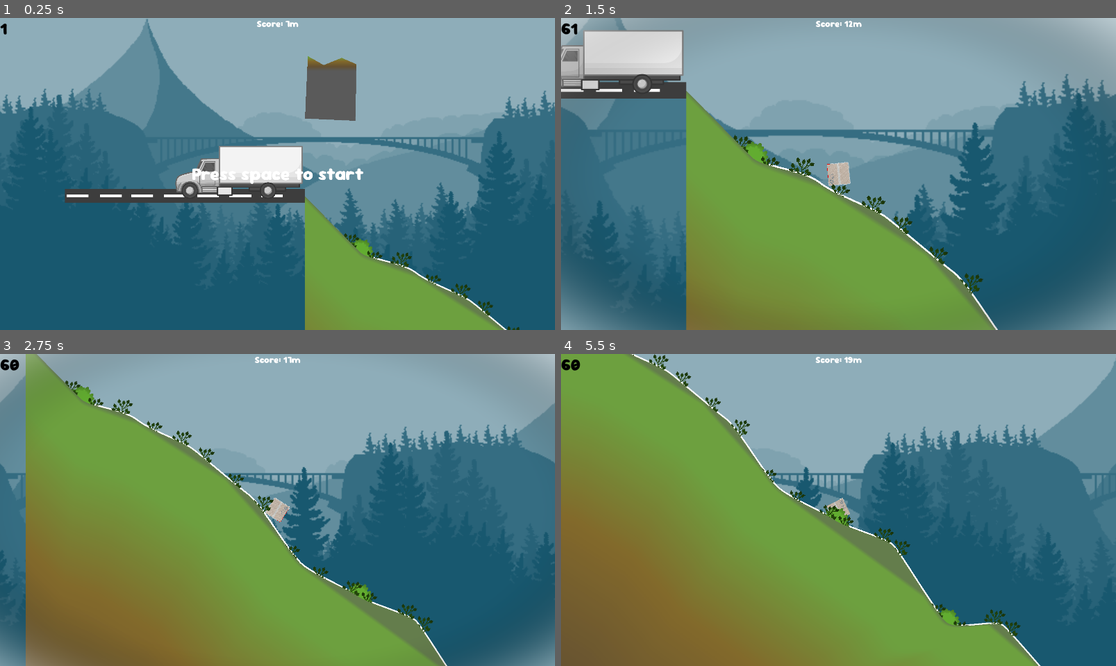
Above: before the commit, frames 1-4 (two rows, left to right).
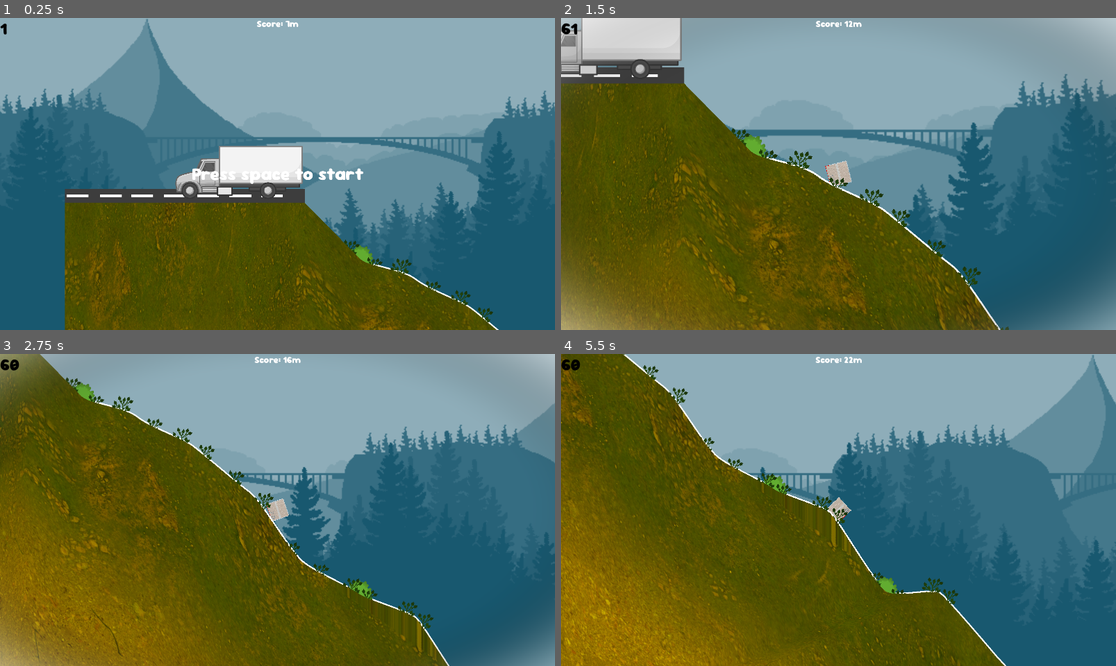
Above: after the commit, the same moments.

Repository: FelipePM01/EntregaExtraviada
Game: Godot game, scene res://main_scene.tscn
The game is run twice, just before and just after one commit, with the same random seed, the same clock (stepped at 60 frames per second) and the same inputs. Sound files missing from this copy of the repository are replaced by a short silence.
Inputs (mouse positions are in pixels of both pictures, inside the frame that each line leads up to):
- Up to frame 1 (0.25 s): no input
- Up to frame 2 (1.5 s): tap Space (Spacebar) at 0.5 s; move the mouse to (960, 158) at 0.52 s; hold D (right) 0.53-1.28 s; hold Space (Spacebar) 0.53-1.28 s; move the mouse to (727, 189) at 1.27 s; hold A (left) from 1.28 s (still down); tap Mouse wheel down (scroll_down) at 1.35 s
- Up to frame 3 (2.75 s): move the mouse to (333, 441) at 2.02 s; release A (left) at 2.03 s; hold D (right) from 2.03 s (still down); hold Mouse wheel up (scroll_up) from 2.03 s (still down)
- Up to frame 4 (5.5 s): move the mouse to (810, 572) at 2.77 s; release Mouse wheel up (scroll_up) at 2.78 s; tap Space (Spacebar) at 2.85 s; move the mouse to (1005, 556) at 3.52 s; release D (right) at 3.53 s; hold Mouse wheel down (scroll_down) 3.53-4.28 s; hold A (left) from 3.53 s (still down); move the mouse to (672, 463) at 4.27 s; tap Mouse wheel up (scroll_up) at 4.35 s; move the mouse to (866, 510) at 5.02 s; hold Space (Spacebar) from 5.03 s (still down)

The runs differ from the first frame. In frame 1, 27% of the frame differs, in the area x 11-94%, y 12-100%; in frame 2, 46%; in frame 3, 47%; in frame 4, 56%, in the area x 0-100%, y 0-100%.

Commit message:
New-texture-hill

Diff:
--- a/main_scene.tscn
+++ b/main_scene.tscn
@@ -29,7 +29,7 @@
 gravity_scale = 0.0
 
 [node name="Terrain" parent="." instance=ExtResource("4_y10el")]
-position = Vector2(830, 616)
+position = Vector2(830, 639)
 hill_angle = 37.215
 hill_spike = 82.5
 
--- /dev/null
+++ b/terrain/resources/shader.tres
@@ -0,0 +1,6 @@
+[gd_resource type="ShaderMaterial" load_steps=2 format=3 uid="uid://bioqa2cs5yhht"]
+
+[ext_resource type="Shader" uid="uid://bc7kigyo8als0" path="res://terrain/resources/terrain.tres" id="1_2lusw"]
+
+[resource]
+shader = ExtResource("1_2lusw")
--- a/terrain/resources/terrain.tres
+++ b/terrain/resources/terrain.tres
@@ -1,71 +1,186 @@
-[gd_resource type="VisualShader" load_steps=10 format=3 uid="uid://bc7kigyo8als0"]
+[gd_resource type="VisualShader" load_steps=22 format=3 uid="uid://bc7kigyo8als0"]
 
-[ext_resource type="Texture2D" uid="uid://ddvvquy2sebku" path="res://terrain/resources/grass.png" id="1_8vnit"]
+[ext_resource type="Texture2D" uid="uid://hv1ahda37sn1" path="res://terrain/resources/rocky_terrain_02_diff_1k.jpg" id="1_kinev"]
+[ext_resource type="Gradient" uid="uid://dels2u82bi2qu" path="res://utils/themes/terrain_gradient.tres" id="2_2fvcc"]
+[ext_resource type="Texture2D" uid="uid://b1d8fp46wrf7p" path="res://terrain/resources/gravelly_sand_diff_1k.jpg" id="3_o82y0"]
+[ext_resource type="Texture2D" uid="uid://dfs110g2705im" path="res://terrain/resources/rock_face_03_diff_1k.jpg" id="4_2fd5l"]
 
-[sub_resource type="Gradient" id="Gradient_8kjit"]
-offsets = PackedFloat32Array(0.143678, 0.321839, 0.568965, 0.793103)
-colors = PackedColorArray(0.365378, 0.556954, 0.221221, 1, 0.725876, 0.623957, 0.314123, 1, 0.365555, 0.292411, 0.211299, 1, 0.252497, 0.332104, 0.335147, 1)
+[sub_resource type="VisualShaderNodeTexture" id="VisualShaderNodeTexture_r53k7"]
+texture = ExtResource("1_kinev")
+texture_type = 1
 
-[sub_resource type="GradientTexture1D" id="GradientTexture1D_laf0a"]
-gradient = SubResource("Gradient_8kjit")
+[sub_resource type="VisualShaderNodeInput" id="VisualShaderNodeInput_lsxgw"]
+input_name = "uv"
 
-[sub_resource type="VisualShaderNodeTexture" id="VisualShaderNodeTexture_8af1n"]
-texture = SubResource("GradientTexture1D_laf0a")
+[sub_resource type="VisualShaderNodeVectorDecompose" id="VisualShaderNodeVectorDecompose_xmrqu"]
 
-[sub_resource type="VisualShaderNodeInput" id="VisualShaderNodeInput_rbyhn"]
-input_name = "vertex"
+[sub_resource type="GradientTexture2D" id="GradientTexture2D_0lhu2"]
+gradient = ExtResource("2_2fvcc")
+width = 1920
+height = 1920
+fill_to = Vector2(0, 1)
 
-[sub_resource type="VisualShaderNodeFloatConstant" id="VisualShaderNodeFloatConstant_44f7u"]
+[sub_resource type="VisualShaderNodeTexture" id="VisualShaderNodeTexture_3ywaw"]
+texture = SubResource("GradientTexture2D_0lhu2")
+
+[sub_resource type="VisualShaderNodeMix" id="VisualShaderNodeMix_laufu"]
+default_input_values = [0, Vector2(0, 0), 1, Vector2(1, 1), 2, Vector2(0.5, 0.5)]
+op_type = 1
+
+[sub_resource type="VisualShaderNodeTexture" id="VisualShaderNodeTexture_fb4do"]
+texture = ExtResource("3_o82y0")
+texture_type = 1
+
+[sub_resource type="VisualShaderNodeTexture" id="VisualShaderNodeTexture_ssfh8"]
+texture = ExtResource("4_2fd5l")
+texture_type = 1
+
+[sub_resource type="VisualShaderNodeMix" id="VisualShaderNodeMix_gid4f"]
+default_input_values = [0, Vector2(0, 0), 1, Vector2(1, 1), 2, Vector2(0.5, 0.5)]
+op_type = 1
+
+[sub_resource type="VisualShaderNodeUVFunc" id="VisualShaderNodeUVFunc_rl52n"]
+
+[sub_resource type="VisualShaderNodeFloatConstant" id="VisualShaderNodeFloatConstant_oicv1"]
 constant = 0.5
 
-[sub_resource type="VisualShaderNodeVectorOp" id="VisualShaderNodeVectorOp_pe1mu"]
-default_input_values = [0, Vector2(0, 0), 1, Vector2(30, 30)]
-op_type = 0
-operator = 2
+[sub_resource type="VisualShaderNodeInput" id="VisualShaderNodeInput_12k2d"]
+input_name = "uv"
 
-[sub_resource type="VisualShaderNodeInput" id="VisualShaderNodeInput_755ui"]
-input_name = "screen_uv"
+[sub_resource type="VisualShaderNodeFloatConstant" id="VisualShaderNodeFloatConstant_gk0c0"]
+constant = 0.5
 
-[sub_resource type="VisualShaderNodeTexture" id="VisualShaderNodeTexture_f46f2"]
-output_port_for_preview = 0
-expanded_output_ports = [0]
-texture = ExtResource("1_8vnit")
+[sub_resource type="VisualShaderNodeUVFunc" id="VisualShaderNodeUVFunc_s51mh"]
+
+[sub_resource type="VisualShaderNodeFloatConstant" id="VisualShaderNodeFloatConstant_7xelw"]
+constant = 0.5
+
+[sub_resource type="VisualShaderNodeInput" id="VisualShaderNodeInput_1qst3"]
+input_name = "uv"
+
+[sub_resource type="VisualShaderNodeUVFunc" id="VisualShaderNodeUVFunc_4a5xo"]
 
 [resource]
 code = "shader_type canvas_item;
 render_mode blend_mix;
 
-uniform sampler2D tex_frg_11;
+uniform sampler2D tex_frg_11 : source_color;
+uniform sampler2D tex_frg_18 : source_color;
+uniform sampler2D tex_frg_16;
+uniform sampler2D tex_frg_19 : source_color;
 
 
 
 void fragment() {
-// Input:4
-	vec2 n_out4p0 = VERTEX;
+// Input:12
+	vec2 n_out12p0 = UV;
+
+
+// FloatConstant:26
+	float n_out26p0 = 0.500000;
+
+
+// UVFunc:25
+	vec2 n_in25p2 = vec2(0.00000, 0.00000);
+	vec2 n_out25p0 = n_in25p2 * vec2(n_out26p0) + n_out12p0;
 
 
 // Texture2D:11
-	vec4 n_out11p0 = texture(tex_frg_11, n_out4p0);
+	vec4 n_out11p0 = texture(tex_frg_11, n_out25p0);
+
+
+// Input:27
+	vec2 n_out27p0 = UV;
+
+
+// FloatConstant:28
+	float n_out28p0 = 0.500000;
+
+
+// UVFunc:29
+	vec2 n_in29p2 = vec2(0.00000, 0.00000);
+	vec2 n_out29p0 = n_in29p2 * vec2(n_out28p0) + n_out27p0;
+
+
+// Texture2D:18
+	vec4 n_out18p0 = texture(tex_frg_18, n_out29p0);
+
+
+// Texture2D:16
+	vec4 n_out16p0 = texture(tex_frg_16, UV);
+
+
+// VectorDecompose:15
+	float n_out15p0 = vec3(n_out16p0.xyz).x;
+	float n_out15p1 = vec3(n_out16p0.xyz).y;
+	float n_out15p2 = vec3(n_out16p0.xyz).z;
+
+
+// Mix:17
+	vec2 n_out17p0 = mix(vec2(n_out11p0.xy), vec2(n_out18p0.xy), vec2(n_out15p0));
+
+
+// Input:31
+	vec2 n_out31p0 = UV;
+
+
+// FloatConstant:30
+	float n_out30p0 = 0.500000;
+
+
+// UVFunc:32
+	vec2 n_in32p2 = vec2(0.00000, 0.00000);
+	vec2 n_out32p0 = n_in32p2 * vec2(n_out30p0) + n_out31p0;
+
+
+// Texture2D:19
+	vec4 n_out19p0 = texture(tex_frg_19, n_out32p0);
+
+
+// Mix:24
+	vec2 n_out24p0 = mix(n_out17p0, vec2(n_out19p0.xy), vec2(n_out15p1));
 
 
 // Output:0
-	COLOR.rgb = vec3(n_out11p0.xyz);
+	COLOR.rgb = vec3(n_out24p0, 0.0);
 
 
 }
 "
+graph_offset = Vector2(-309.19, 211.017)
 mode = 1
 flags/light_only = false
-nodes/fragment/4/node = SubResource("VisualShaderNodeInput_rbyhn")
-nodes/fragment/4/position = Vector2(-1360, 300)
-nodes/fragment/6/node = SubResource("VisualShaderNodeFloatConstant_44f7u")
-nodes/fragment/6/position = Vector2(-1300, 440)
-nodes/fragment/7/node = SubResource("VisualShaderNodeVectorOp_pe1mu")
-nodes/fragment/7/position = Vector2(-880, 480)
-nodes/fragment/8/node = SubResource("VisualShaderNodeInput_755ui")
-nodes/fragment/8/position = Vector2(-1330.83, 600.806)
-nodes/fragment/9/node = SubResource("VisualShaderNodeTexture_f46f2")
-nodes/fragment/9/position = Vector2(-400, 700)
-nodes/fragment/11/node = SubResource("VisualShaderNodeTexture_8af1n")
-nodes/fragment/11/position = Vector2(-520, 340)
-nodes/fragment/connections = PackedInt32Array(11, 0, 0, 0, 4, 0, 11, 0)
+nodes/fragment/0/position = Vector2(580, 220)
+nodes/fragment/11/node = SubResource("VisualShaderNodeTexture_r53k7")
+nodes/fragment/11/position = Vector2(-20, 20)
+nodes/fragment/12/node = SubResource("VisualShaderNodeInput_lsxgw")
+nodes/fragment/12/position = Vector2(-580, 40)
+nodes/fragment/15/node = SubResource("VisualShaderNodeVectorDecompose_xmrqu")
+nodes/fragment/15/position = Vector2(-20, 720)
+nodes/fragment/16/node = SubResource("VisualShaderNodeTexture_3ywaw")
+nodes/fragment/16/position = Vector2(-260, 680)
+nodes/fragment/17/node = SubResource("VisualShaderNodeMix_laufu")
+nodes/fragment/17/position = Vector2(180, 200)
+nodes/fragment/18/node = SubResource("VisualShaderNodeTexture_fb4do")
+nodes/fragment/18/position = Vector2(-20, 240)
+nodes/fragment/19/node = SubResource("VisualShaderNodeTexture_ssfh8")
+nodes/fragment/19/position = Vector2(-20, 480)
+nodes/fragment/24/node = SubResource("VisualShaderNodeMix_gid4f")
+nodes/fragment/24/position = Vector2(380, 400)
+nodes/fragment/25/node = SubResource("VisualShaderNodeUVFunc_rl52n")
+nodes/fragment/25/position = Vector2(-300, 40)
+nodes/fragment/26/node = SubResource("VisualShaderNodeFloatConstant_oicv1")
+nodes/fragment/26/position = Vector2(-520, 120)
+nodes/fragment/27/node = SubResource("VisualShaderNodeInput_12k2d")
+nodes/fragment/27/position = Vector2(-580, 240)
+nodes/fragment/28/node = SubResource("VisualShaderNodeFloatConstant_gk0c0")
+nodes/fragment/28/position = Vector2(-520, 320)
+nodes/fragment/29/node = SubResource("VisualShaderNodeUVFunc_s51mh")
+nodes/fragment/29/position = Vector2(-300, 240)
+nodes/fragment/30/node = SubResource("VisualShaderNodeFloatConstant_7xelw")
+nodes/fragment/30/position = Vector2(-520, 560)
+nodes/fragment/31/node = SubResource("VisualShaderNodeInput_1qst3")
+nodes/fragment/31/position = Vector2(-580, 480)
+nodes/fragment/32/node = SubResource("VisualShaderNodeUVFunc_4a5xo")
+nodes/fragment/32/position = Vector2(-300, 480)
+nodes/fragment/connections = PackedInt32Array(16, 0, 15, 0, 17, 0, 24, 0, 19, 0, 24, 1, 11, 0, 17, 0, 18, 0, 17, 1, 15, 0, 17, 2, 15, 1, 24, 2, 24, 0, 0, 0, 25, 0, 11, 0, 12, 0, 25, 0, 26, 0, 25, 1, 27, 0, 29, 0, 28, 0, 29, 1, 29, 0, 18, 0, 31, 0, 32, 0, 30, 0, 32, 1, 32, 0, 19, 0)
--- a/terrain/scenes/street.tscn
+++ b/terrain/scenes/street.tscn
@@ -1,25 +1,20 @@
-[gd_scene load_steps=8 format=3 uid="uid://c1s0thdvyahtt"]
+[gd_scene load_steps=7 format=3 uid="uid://c1s0thdvyahtt"]
 
 [ext_resource type="Shader" uid="uid://bc7kigyo8als0" path="res://terrain/resources/terrain.tres" id="1_o2py2"]
 [ext_resource type="Gradient" uid="uid://dels2u82bi2qu" path="res://utils/themes/terrain_gradient.tres" id="2_a7m8k"]
+[ext_resource type="Material" uid="uid://bioqa2cs5yhht" path="res://terrain/resources/shader.tres" id="2_y4yo2"]
 
-[sub_resource type="Gradient" id="Gradient_vlkrj"]
-
-[sub_resource type="GradientTexture2D" id="GradientTexture2D_kjfaw"]
-gradient = SubResource("Gradient_vlkrj")
-height = 534
+[sub_resource type="GradientTexture2D" id="GradientTexture2D_i66vp"]
+gradient = ExtResource("2_a7m8k")
+width = 1920
+height = 1920
 fill_to = Vector2(0, 1)
-repeat = 1
 
 [sub_resource type="RectangleShape2D" id="RectangleShape2D_buerj"]
 size = Vector2(829.97, 969)
 
 [sub_resource type="ShaderMaterial" id="ShaderMaterial_8sfkg"]
 shader = ExtResource("1_o2py2")
-
-[sub_resource type="GradientTexture2D" id="GradientTexture2D_8qpkx"]
-gradient = ExtResource("2_a7m8k")
-fill_to = Vector2(0, 1)
 
 [node name="Street" type="Node2D"]
 position = Vector2(830.059, 10)
@@ -85,11 +80,12 @@
 scale = Vector2(1.88, 0.319999)
 
 [node name="Polygon2D" type="Polygon2D" parent="."]
-visible = false
 texture_repeat = 2
+material = ExtResource("2_y4yo2")
 position = Vector2(-423.059, 141)
-texture = SubResource("GradientTexture2D_kjfaw")
-polygon = PackedVector2Array(423, 371, 423, 1983, -407, 1983, -406, 371)
+texture = SubResource("GradientTexture2D_i66vp")
+polygon = PackedVector2Array(423, 371, 423, 2371, -407, 2371, -406, 371)
+uv = PackedVector2Array(1920, 0, 1920, 1920, 0, 1920, 0, 0)
 
 [node name="StaticBody2D" type="StaticBody2D" parent="."]
 visible = false
@@ -112,8 +108,3 @@
 offset_bottom = -715.0
 grow_horizontal = 2
 grow_vertical = 2
-
-[node name="Polygon2D2" type="Polygon2D" parent="."]
-texture = SubResource("GradientTexture2D_8qpkx")
-polygon = PackedVector2Array(10.941, 5, 65.941, 36, 127.941, 11, 178.941, 33, 175.941, 229, 0.940979, 221)
-uv = PackedVector2Array(10.941, 5, 65.941, 36, 127.941, 11, 178.941, 33, 175.941, 229, 0.940979, 221)
--- a/terrain/scenes/terrain.tscn
+++ b/terrain/scenes/terrain.tscn
@@ -1,11 +1,13 @@
-[gd_scene load_steps=7 format=3 uid="uid://ba2toixanr5ol"]
+[gd_scene load_steps=8 format=3 uid="uid://ba2toixanr5ol"]
 
 [ext_resource type="Script" path="res://terrain/scripts/terrain.gd" id="1_e8ila"]
 [ext_resource type="Gradient" uid="uid://dels2u82bi2qu" path="res://utils/themes/terrain_gradient.tres" id="2_dsq38"]
+[ext_resource type="Material" uid="uid://bioqa2cs5yhht" path="res://terrain/resources/shader.tres" id="3_jytdr"]
 
 [sub_resource type="GradientTexture2D" id="GradientTexture2D_frlgj"]
 gradient = ExtResource("2_dsq38")
 fill_to = Vector2(0, 1)
+repeat = 2
 
 [sub_resource type="FastNoiseLite" id="FastNoiseLite_0h82p"]
 noise_type = 4
@@ -21,6 +23,7 @@
 script = ExtResource("1_e8ila")
 ground_collision = NodePath("GroundCollision")
 texture = SubResource("GradientTexture2D_frlgj")
+shaders = ExtResource("3_jytdr")
 noise = SubResource("NoiseTexture2D_ppkbl")
 
 [node name="GroundCollision" type="StaticBody2D" parent="."]
--- a/terrain/scripts/terrain.gd
+++ b/terrain/scripts/terrain.gd
@@ -2,6 +2,8 @@
 
 @export var ground_collision: StaticBody2D
 @export var texture: GradientTexture2D
+@export var shaders: ShaderMaterial
+
 @export var noise: NoiseTexture2D
 @export var vertices = 10
 
@@ -37,7 +39,6 @@
 	var curve=Curve2D.new()
 	for i in vertex_array:
 		var smoothness = randf_range(bezier_min_smoothness, bezier_max_smoothness)
-		print(smoothness)
 		curve.add_point(i,Vector2(-smoothness * cos(hill_angle_rad), -smoothness * sin(hill_angle_rad)),
 						  Vector2(smoothness * cos(hill_angle_rad), smoothness * sin(hill_angle_rad)))
 		var p = point_marker.instantiate()
@@ -56,14 +57,15 @@
 	var poly = PackedVector2Array(points)
 	var uv = PackedVector2Array(points)
 	for i in range(len(points)):
-		uv[i].y = 0
+		uv[i] = Vector2(lerp(0, 64, int(uv[i].x) % int(Globals.screensize.x)/ Globals.screensize.x), 0)
+	uv[-1] = Vector2(64, 0)
 
 	poly.insert(0,start_vertex)
-	uv.insert(0,Vector2.ZERO)
+	uv.insert(0,Vector2(0, 0))
 	poly.insert(0,start_vertex+Vector2(0,2000))
-	uv.insert(0,Vector2(start_vertex.x,64))
+	uv.insert(0,Vector2(0, 64))
 	poly.insert(0,end_vertex+Vector2(0,2000))
-	uv.insert(0,Vector2(end_vertex.x,64))
+	uv.insert(0,Vector2(64,64))
 	var shape=CollisionPolygon2D.new()
 	shape.polygon=poly
 	ground_collision.add_child(shape)
@@ -73,6 +75,7 @@
 	ground.polygon = poly
 	ground.uv = uv
 	ground.texture = texture
+	ground.material = shaders
 	ground.texture_repeat = CanvasItem.TEXTURE_REPEAT_ENABLED
 	add_child(ground)
 
--- a/utils/themes/terrain_gradient.tres
+++ b/utils/themes/terrain_gradient.tres
@@ -1,5 +1,5 @@
 [gd_resource type="Gradient" format=3 uid="uid://dels2u82bi2qu"]
 
 [resource]
-offsets = PackedFloat32Array(0.105634, 0.352113, 0.647887, 0.880282)
-colors = PackedColorArray(0.428406, 0.629673, 0.250343, 1, 0.513721, 0.413695, 0.169727, 1, 0.395706, 0.320416, 0.196084, 1, 0.355314, 0.355314, 0.355314, 1)
+offsets = PackedFloat32Array(0.190083, 0.429752, 0.556522, 0.773913)
+colors = PackedColorArray(0, 0, 0, 1, 1, 0, 0, 1, 1, 0, 0, 1, 0, 1, 0, 1)
Binary file added: terrain/resources/gravelly_sand_diff_1k.jpg
Not shown, added: terrain/resources/gravelly_sand_diff_1k.jpg.import
Binary file added: terrain/resources/lichen_rock_diff_1k.jpg
Not shown, added: terrain/resources/lichen_rock_diff_1k.jpg.import
Binary file added: terrain/resources/rock_face_03_diff_1k.jpg
Not shown, added: terrain/resources/rock_face_03_diff_1k.jpg.import
Binary file added: terrain/resources/rocky_terrain_02_diff_1k.jpg
Not shown, added: terrain/resources/rocky_terrain_02_diff_1k.jpg.import
